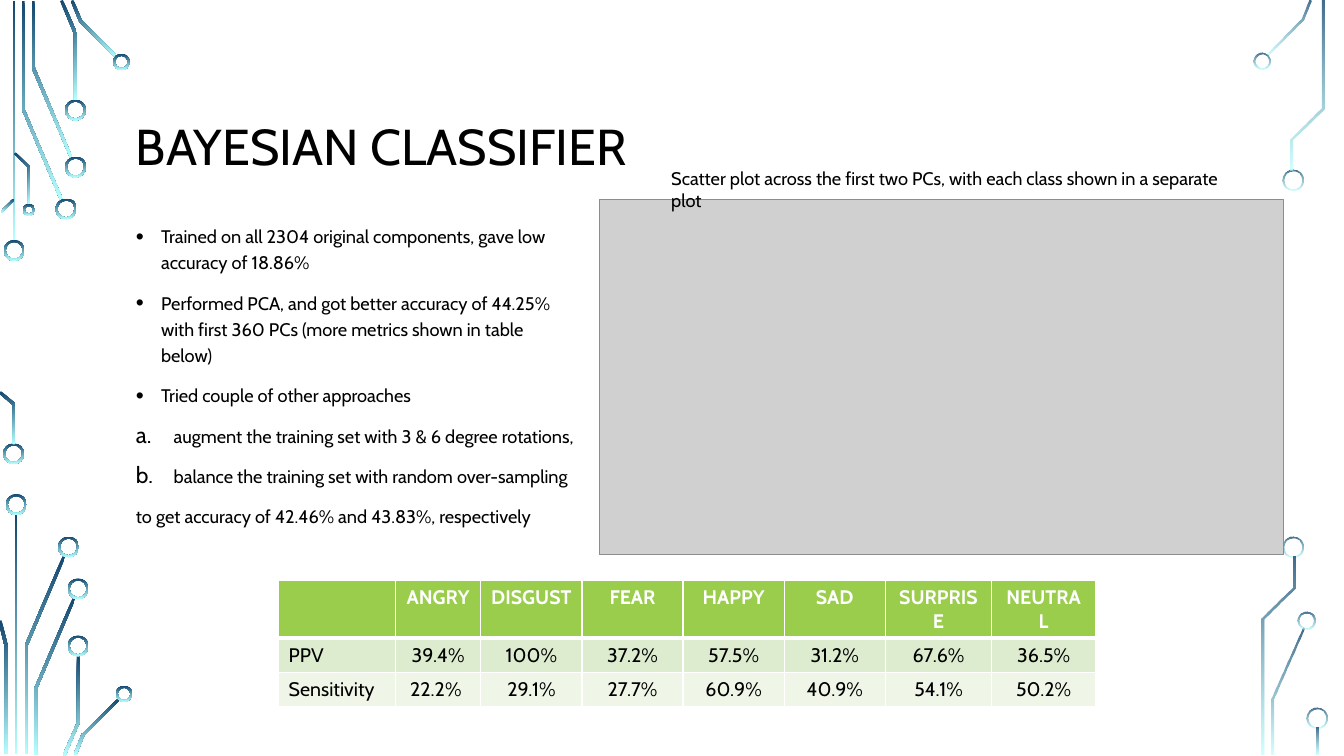
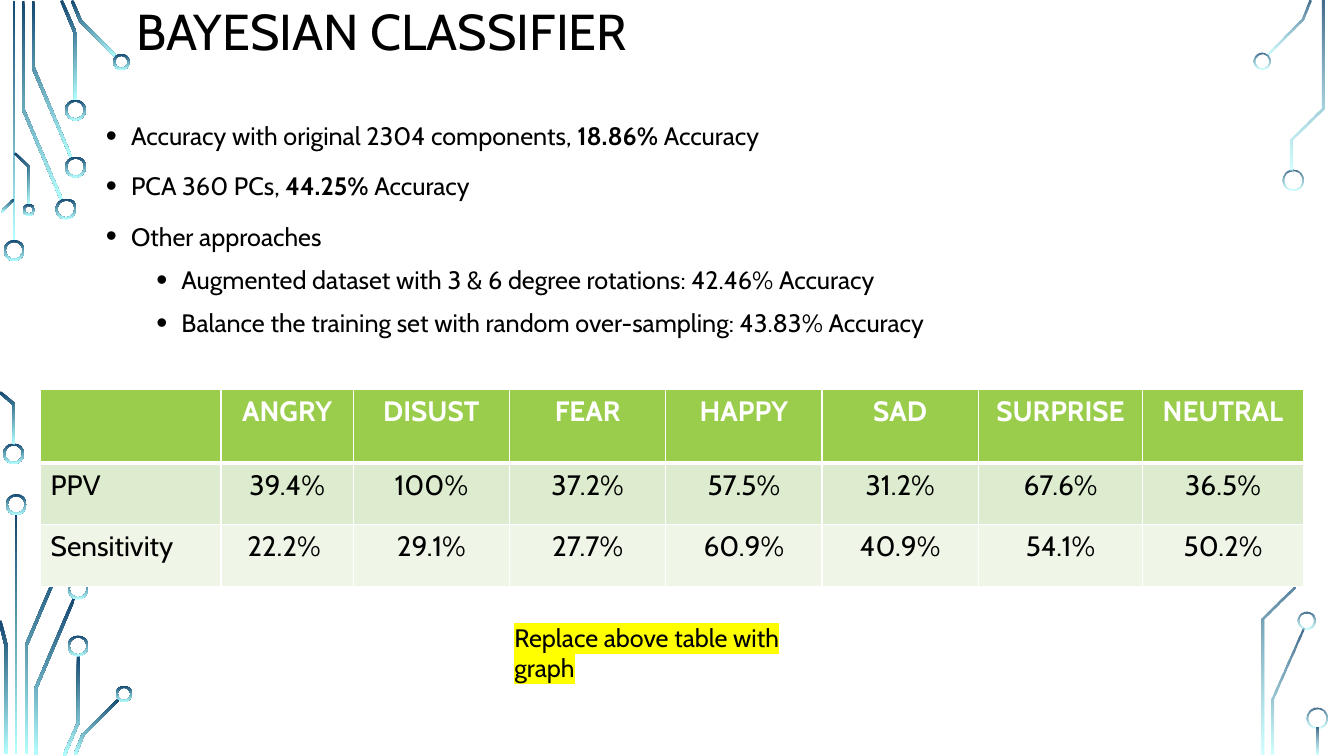
Before and after one commit to MR-KHILADI/Facial-Expression-Recognition, a slide deck: slide 9 of Final Project Draft.pptx (slide 8 before the commit). Drawn at 1344x756 pixels with LibreOffice and Linux fonts; fonts in the diff are those of the drawing; grey boxes stand for pictures; background and template pictures are left out. Boxes give left, top, right and bottom in pixels: in the first picture for what was removed or moved away, otherwise in the second. Text is boxed around its words. In the diff, an @@ line names an element or a change of style, - is before the commit and + after.

```diff
--- a/Final Project Draft.pptx
+++ b/Final Project Draft.pptx
@@ title "BAYESIAN CLASSIFIER": place and size @@
-title "BAYESIAN CLASSIFIER" at <box>136,129,627,166</box>
+title "BAYESIAN CLASSIFIER" at <box>136,14,628,51</box>
@@ text at <box>131,126,924,338</box>: text changed; size 13 to 18 pt @@
-• Trained on all 2304 original components, gave low accuracy of 18.86%
-• Performed PCA, and got better accuracy of 44.25% with first 360 PCs (more metrics shown in table below)
-• Tried couple of other approaches
-a. augment the training set with 3 & 6 degree rotations,
-b. balance the training set with random over-sampling
-to get accuracy of 42.46% and 43.83%, respectively
+• Accuracy with original 2304 components, 18.86% Accuracy
+• PCA 360 PCs, 44.25% Accuracy
+• Other approaches
+  • Augmented dataset with 3 & 6 degree rotations: 42.46% Accuracy
+  • Balance the training set with random over-sampling: 43.83% Accuracy
@@ text removed at <box>671,171,1217,190</box> @@
-Scatter plot across the first two PCs, with each class shown in a separate plot
@@ picture removed at <box>599,200,1284,556</box> @@
@@ table at <box>40,389,1303,587</box> @@
-row 1, column 3: DISGUST
+row 1, column 3: DISUST
@@ size 14 to 20 pt @@
@@ table: place and size @@
-table at <box>278,581,1095,705</box>
+table at <box>40,389,1303,587</box>
@@ text added at <box>514,628,779,683</box>, 18 pt, text #000000 @@
+Replace above table with graph
```
Also in this commit, not shown: 9 other slides changed, 3 slides added, 1 slide removed.
